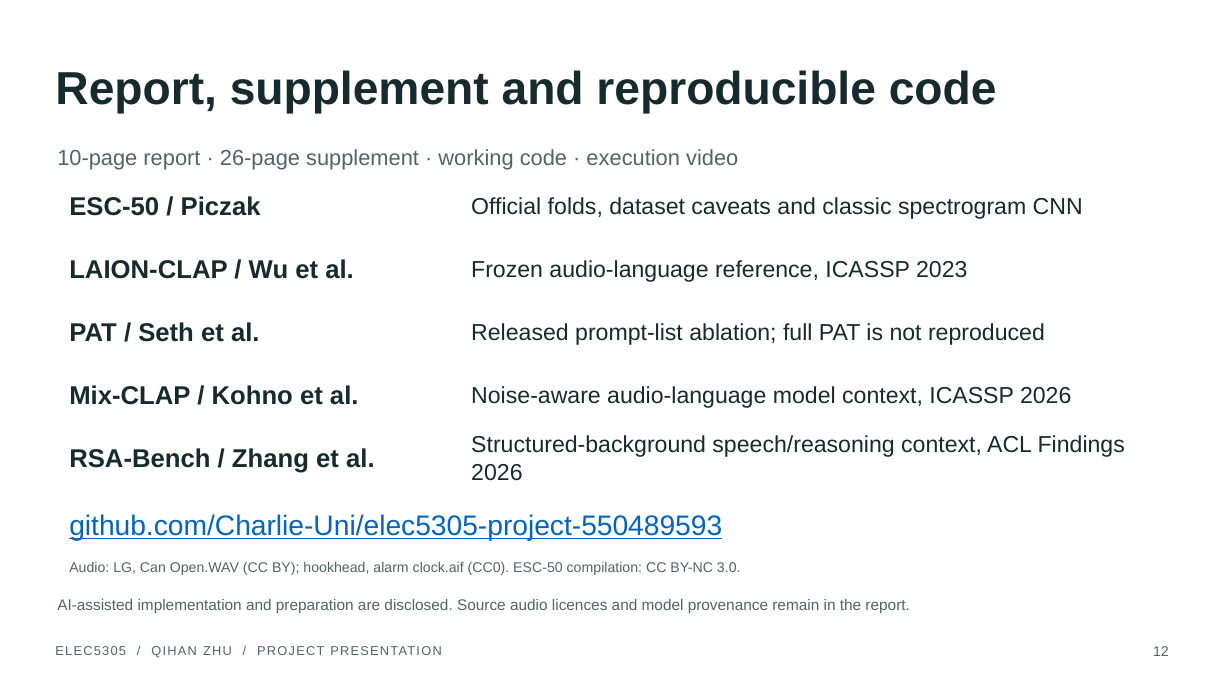
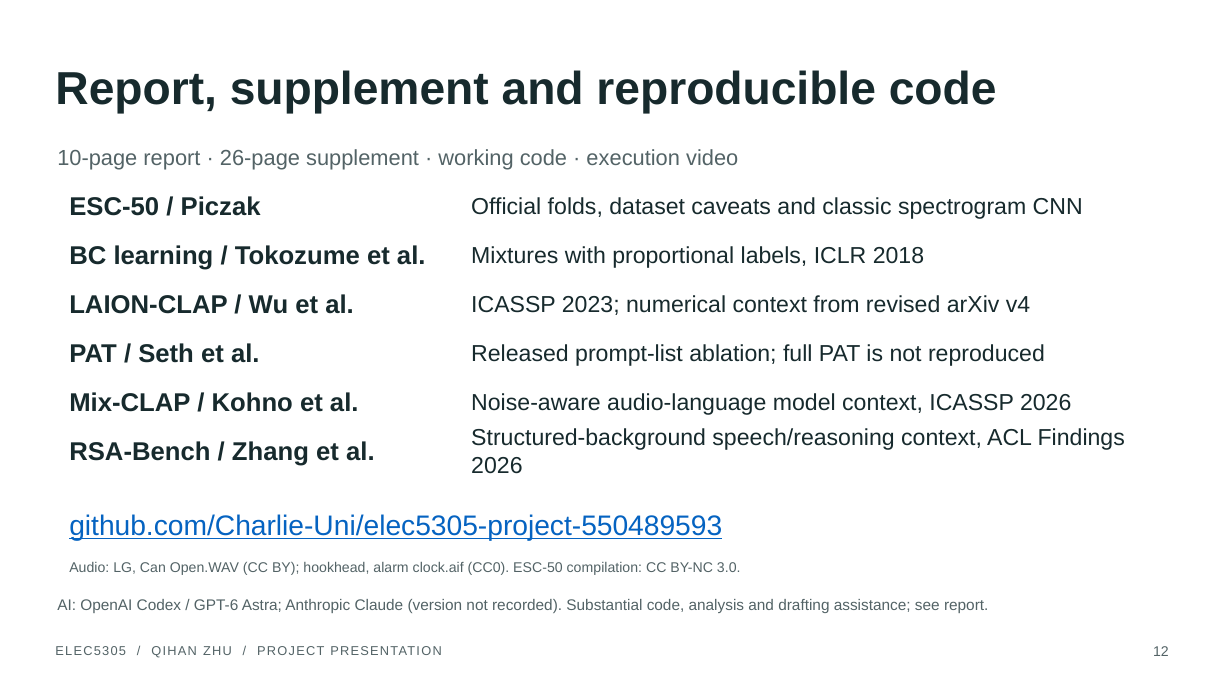
Before and after one commit to Charlie-Uni/elec5305-project-550489593, a slide deck: slide 12 of results/final_submission_20261110/presentation.pptx. Drawn at 1232x693 pixels with LibreOffice and Linux fonts; fonts in the diff are those of the drawing. Boxes give left, top, right and bottom in pixels: in the first picture for what was removed or moved away, otherwise in the second. Text is boxed around its words. In the diff, an @@ line names an element or a change of style, - is before the commit and + after.

Commit message:
Complete concise report revisions and add editable Word companion

```diff
--- a/results/final_submission_20261110/presentation.pptx
+++ b/results/final_submission_20261110/presentation.pptx
@@ text added at (x1=69, y1=245, x2=426, y2=270), 20 pt, text #172A2D, bold @@
+BC learning / Tokozume et al.
@@ text at (x1=471, y1=246, x2=924, y2=268): text changed @@
-Frozen audio-language reference, ICASSP 2023
+Mixtures with proportional labels, ICLR 2018
@@ text "LAION-CLAP / Wu et al." moved from (x1=69, y1=259, x2=354, y2=279) to (x1=69, y1=294, x2=354, y2=314) @@
@@ text added at (x1=471, y1=295, x2=1030, y2=315), 18 pt, text #172A2D @@
+ICASSP 2023; numerical context from revised arXiv v4
@@ text "PAT / Seth et al." moved from (x1=69, y1=322, x2=260, y2=342) to (x1=69, y1=343, x2=260, y2=363) @@
@@ text "Released prompt-list ablation; full PAT ..." moved from (x1=471, y1=323, x2=1045, y2=345) to (x1=471, y1=344, x2=1045, y2=366) @@
@@ text "Mix-CLAP / Kohno et al." moved from (x1=69, y1=385, x2=359, y2=405) to (x1=69, y1=392, x2=359, y2=412) @@
@@ text "Noise-aware audio-language model context, ICASSP ..." moved from (x1=471, y1=386, x2=1071, y2=408) to (x1=471, y1=393, x2=1071, y2=415) @@
@@ text "RSA-Bench / Zhang et al." moved from (x1=69, y1=448, x2=375, y2=473) to (x1=69, y1=441, x2=375, y2=466) @@
@@ text "Structured-background speech/reasoning context, ACL Findings ..." moved from (x1=471, y1=435, x2=1125, y2=481) to (x1=471, y1=428, x2=1125, y2=474) @@
@@ text at (x1=57, y1=599, x2=988, y2=613): text changed @@
-AI-assisted implementation and preparation are disclosed. Source audio licences and model provenance remain in the report.
+AI: OpenAI Codex / GPT-6 Astra; Anthropic Claude (version not recorded). Substantial code, analysis and drafting assistance; see report.
```
Also in this commit, not shown: 3 other slides changed, 29 other files.
